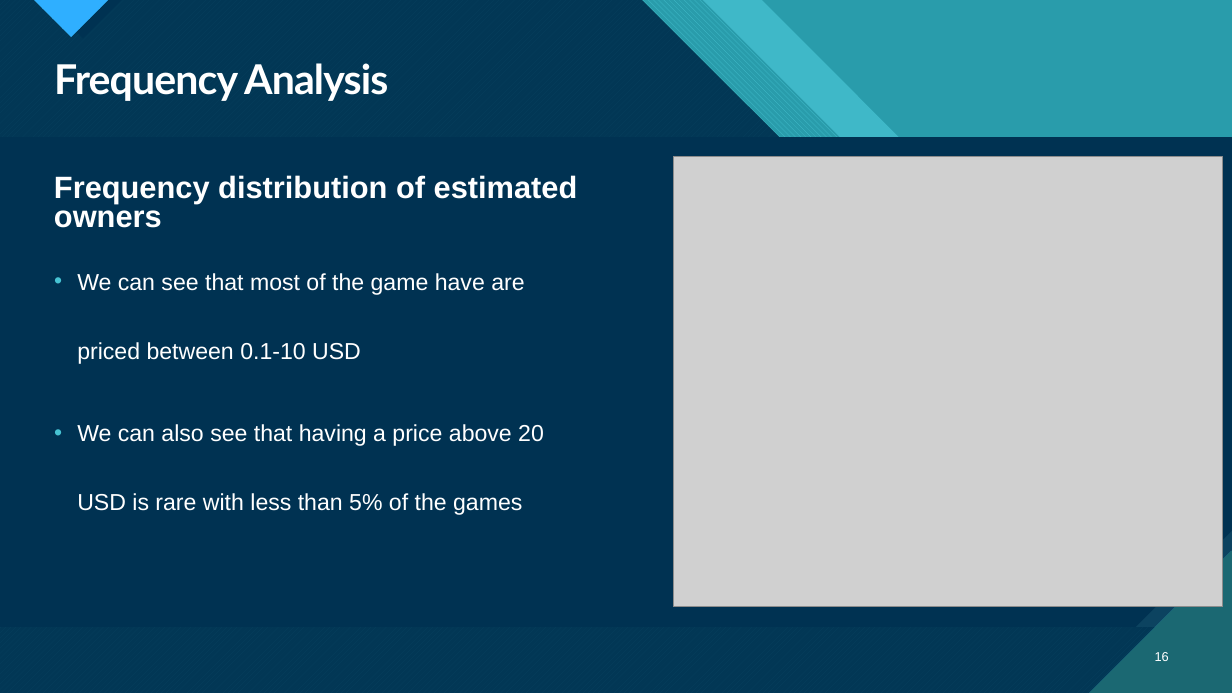
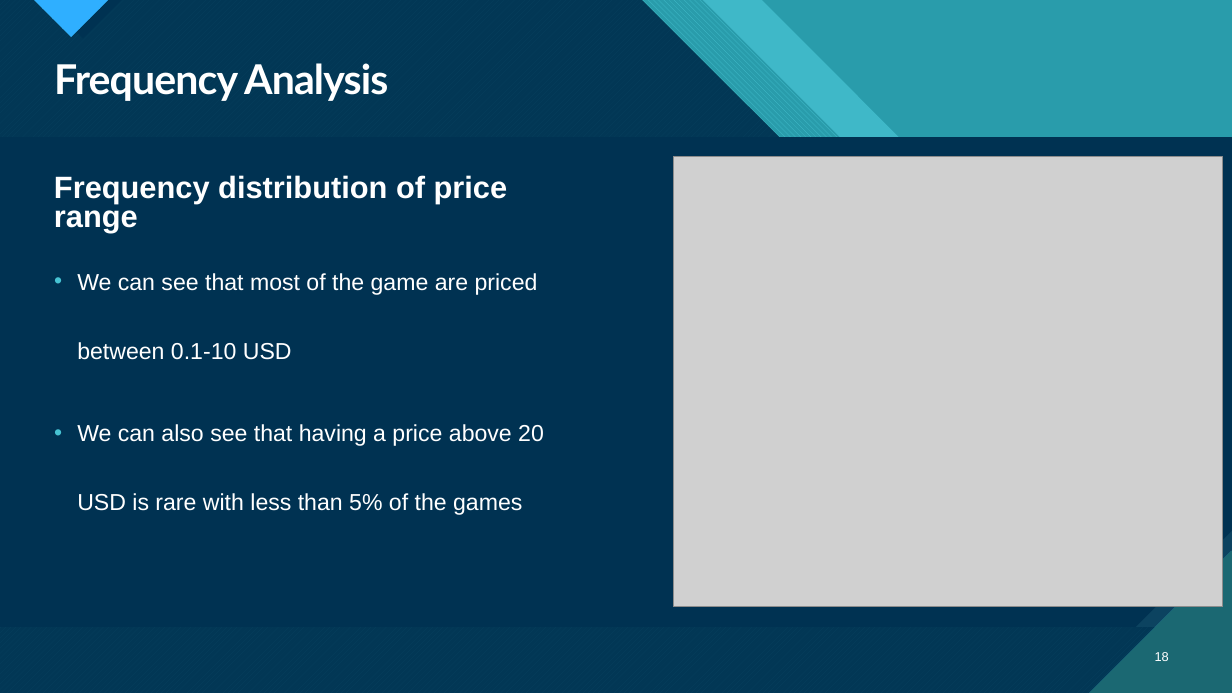
Before and after one commit to DoronF3/School-Projects, a slide deck: slide 18 of Data Science/Data Science Final Project.pptx (slide 16 before the commit). Drawn at 1232x693 pixels with LibreOffice and Linux fonts; fonts in the diff are those of the drawing; grey boxes stand for pictures. Boxes give left, top, right and bottom in pixels: in the first picture for what was removed or moved away, otherwise in the second. Text is boxed around its words. In the diff, an @@ line names an element or a change of style, - is before the commit and + after.

```diff
--- a/Data Science/Data Science Final Project.pptx
+++ b/Data Science/Data Science Final Project.pptx
@@ text at bbox=[54, 175, 508, 233]: text changed @@
-Frequency distribution of estimated owners
+Frequency distribution of price range
@@ text at bbox=[77, 273, 538, 360]: text changed @@
-• We can see that most of the game have are priced between 0.1-10 USD
+• We can see that most of the game are priced between 0.1-10 USD
@@ page number at bbox=[1155, 652, 1169, 661]: text changed @@
-16
+18
```
Also in this commit, not shown: 21 other slides changed, 5 slides added, 8 slides removed, 2 other files.
